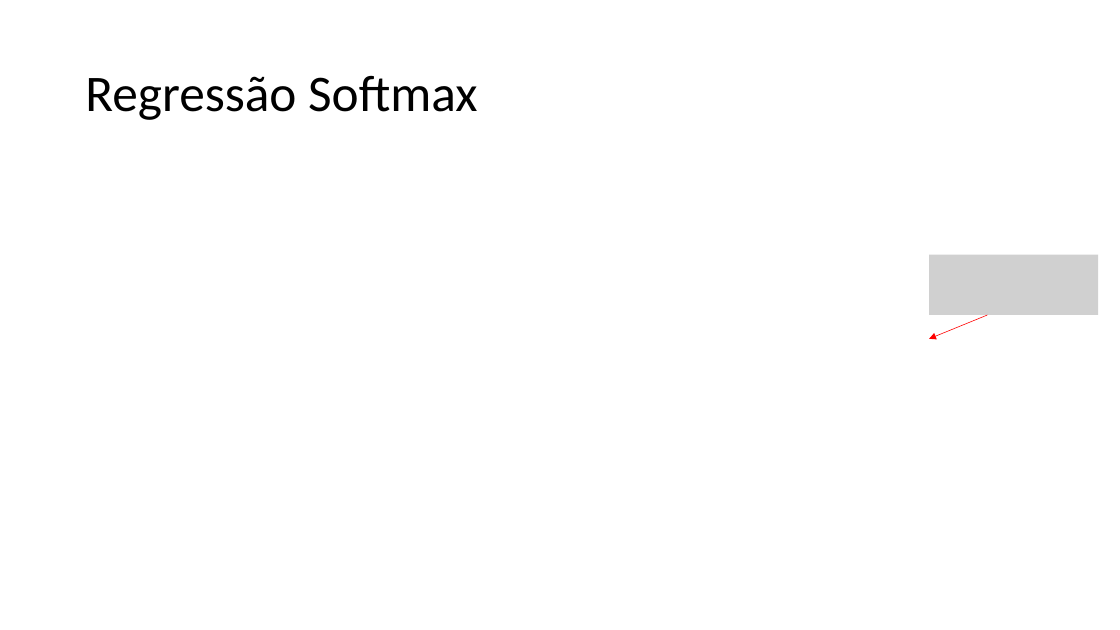
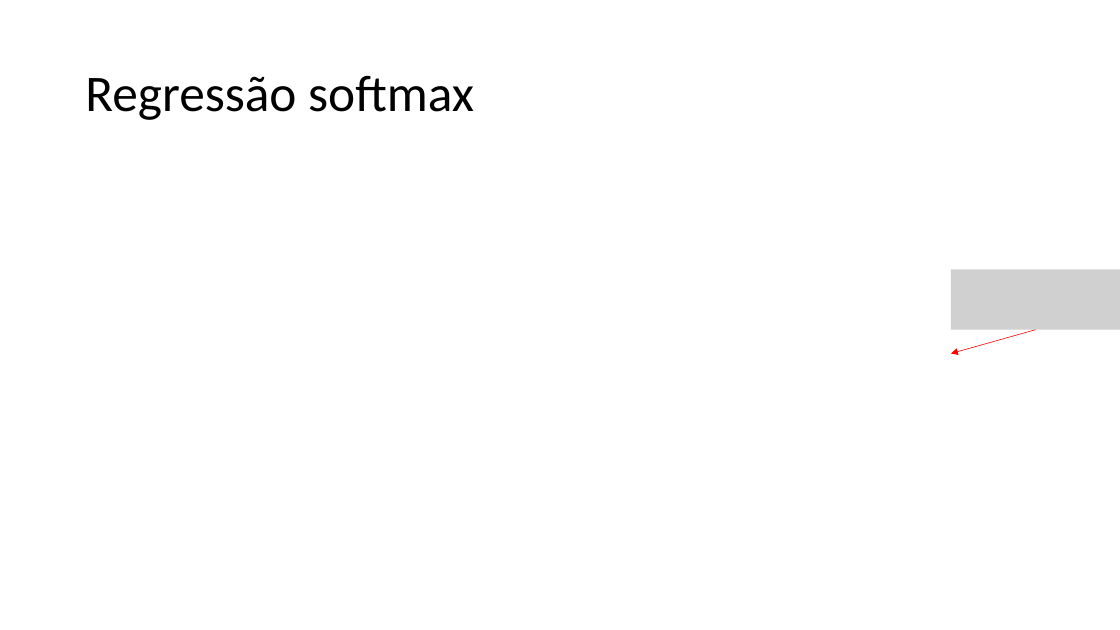
Before and after one commit to zz4fap/t320_aprendizado_de_maquina, a slide deck: slide 15 of slides/T320_Classificação (Parte IV).pptx. Drawn at 1120x630 pixels with LibreOffice and Linux fonts; fonts in the diff are those of the drawing; grey boxes stand for pictures. Boxes give left, top, right and bottom in pixels: in the first picture for what was removed or moved away, otherwise in the second. Text is boxed around its words. In the diff, an @@ line names an element or a change of style, - is before the commit and + after.

```diff
--- a/slides/T320_Classificação (Parte IV).pptx
+++ b/slides/T320_Classificação (Parte IV).pptx
@@ title at (85, 75, 474, 120): text changed @@
-Regressão Softmax
+Regressão softmax
@@ picture: place and size @@
-picture at (929, 255, 1098, 315)
+picture at (951, 270, 1120, 330)
@@ arrow moved from (987, 315) - (929, 339) to (1036, 330) - (951, 354) @@
```
Also in this commit, not shown: 11 other slides changed, 1 slide added, 3 slides removed, 2 other files.
